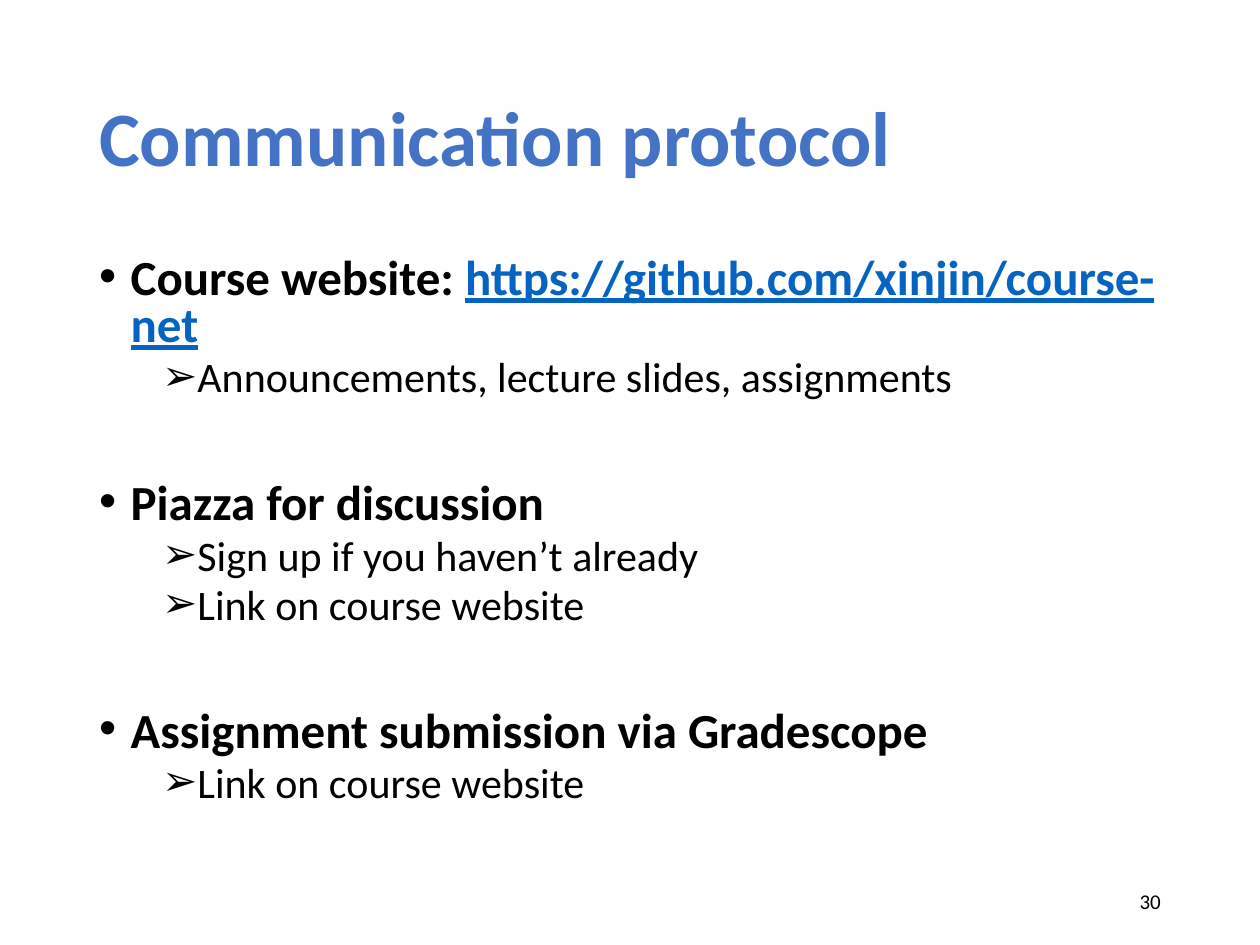
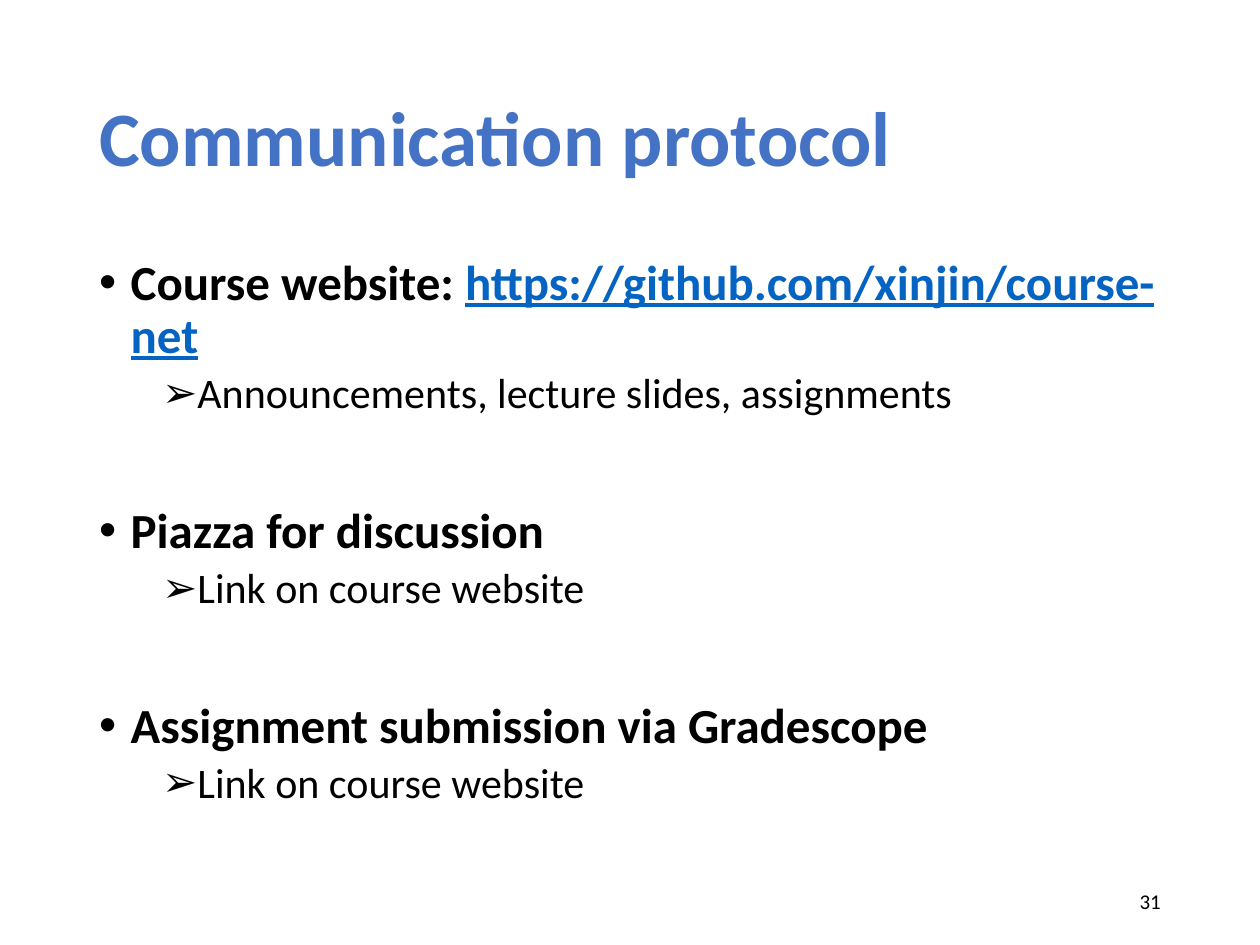
Before and after one commit to xinjin/course-net, a slide deck: slide 31 of slides/lec01_introduction.pptx (slide 30 before the commit). Drawn at 1260x945 pixels with LibreOffice and Linux fonts; fonts in the diff are those of the drawing. Boxes give left, top, right and bottom in pixels: in the first picture for what was removed or moved away, otherwise in the second. Text is boxed around its words. In the diff, an @@ line names an element or a change of style, - is before the commit and + after.

```diff
--- a/slides/lec01_introduction.pptx
+++ b/slides/lec01_introduction.pptx
@@ text "Course website: https://github.com/xinjin/course-net" at <box>131,265,1154,799</box>: line spacing 0.8 to 0.9 @@
@@ text at <box>197,541,698,579</box>: paragraph removed @@
-  ➢ Sign up if you haven’t already
@@ page number at <box>1140,895,1161,909</box>: text changed @@
-30
+31
```
Also in this commit, not shown: 9 other slides changed, 2 slides added, 1 slide removed, 1 other file.
